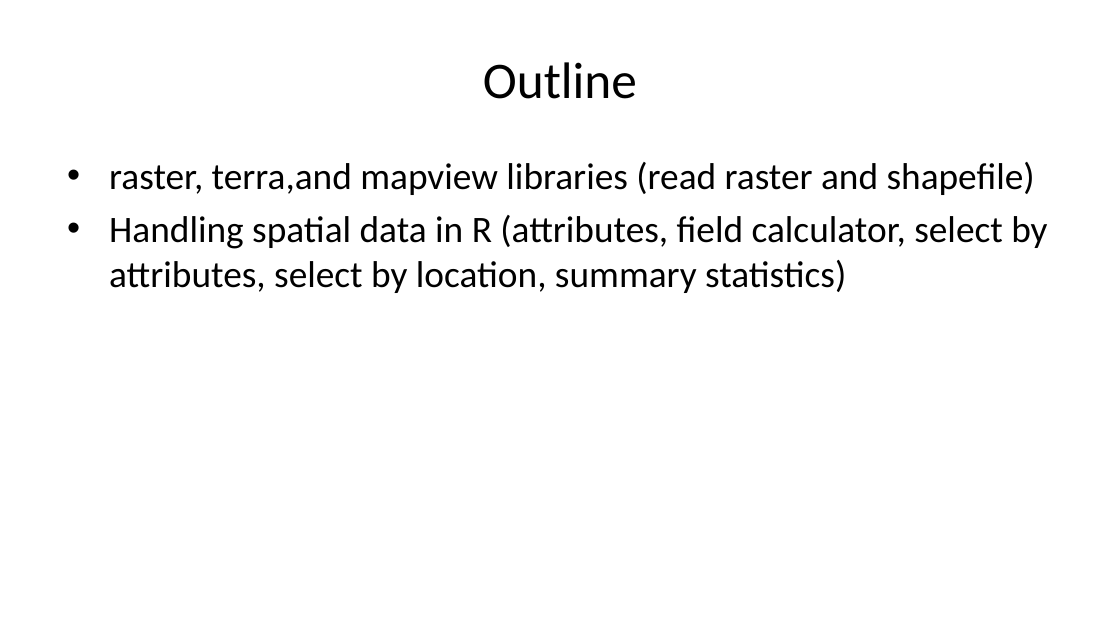
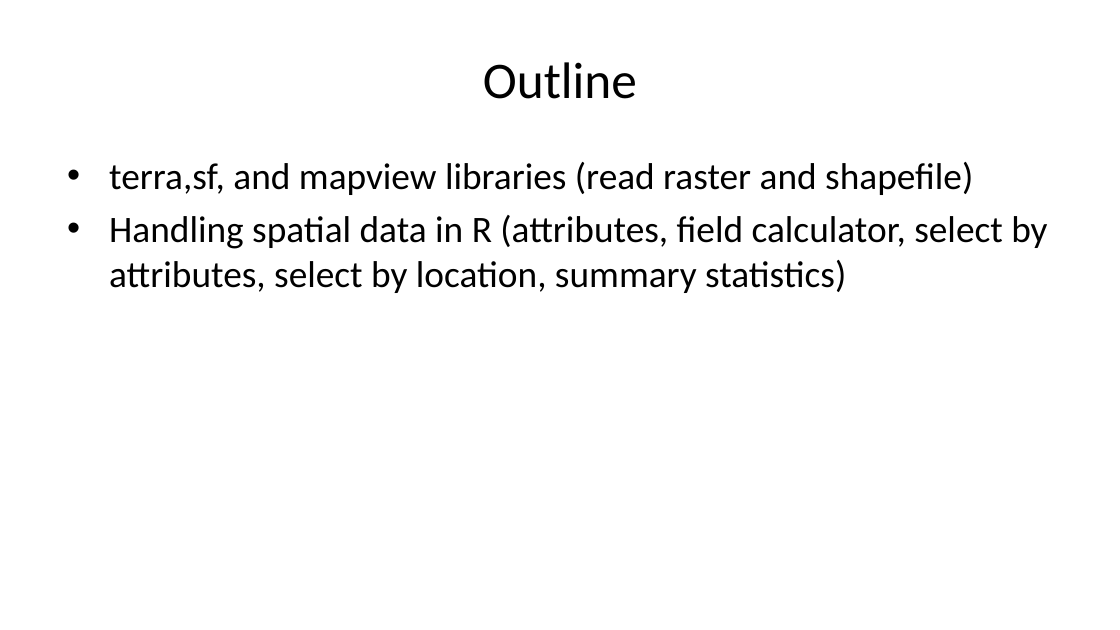
Before and after one commit to yangshao2/Geog4254-5254G, a slide deck: slide 2 of week2/week2.pptx. Drawn at 1120x630 pixels with LibreOffice and Linux fonts; fonts in the diff are those of the drawing. Boxes give left, top, right and bottom in pixels: in the first picture for what was removed or moved away, otherwise in the second. Text is boxed around its words. In the diff, an @@ line names an element or a change of style, - is before the commit and + after.

```diff
--- a/week2/week2.pptx
+++ b/week2/week2.pptx
@@ text at [109, 162, 973, 195]: text changed @@
-• raster, terra,and mapview libraries (read raster and shapefile)
+• terra,sf, and mapview libraries (read raster and shapefile)
```
Also in this commit, not shown: 9 other slides changed, 1 slide added, 24 other files.
